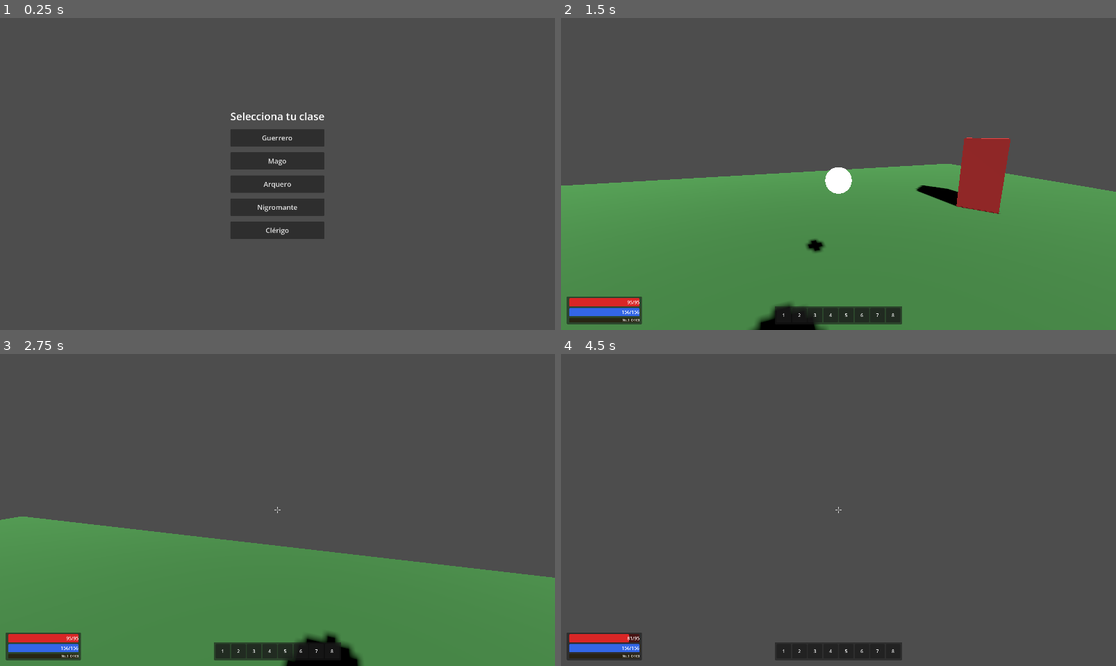
Above: before the commit, frames 1-4 (two rows, left to right).
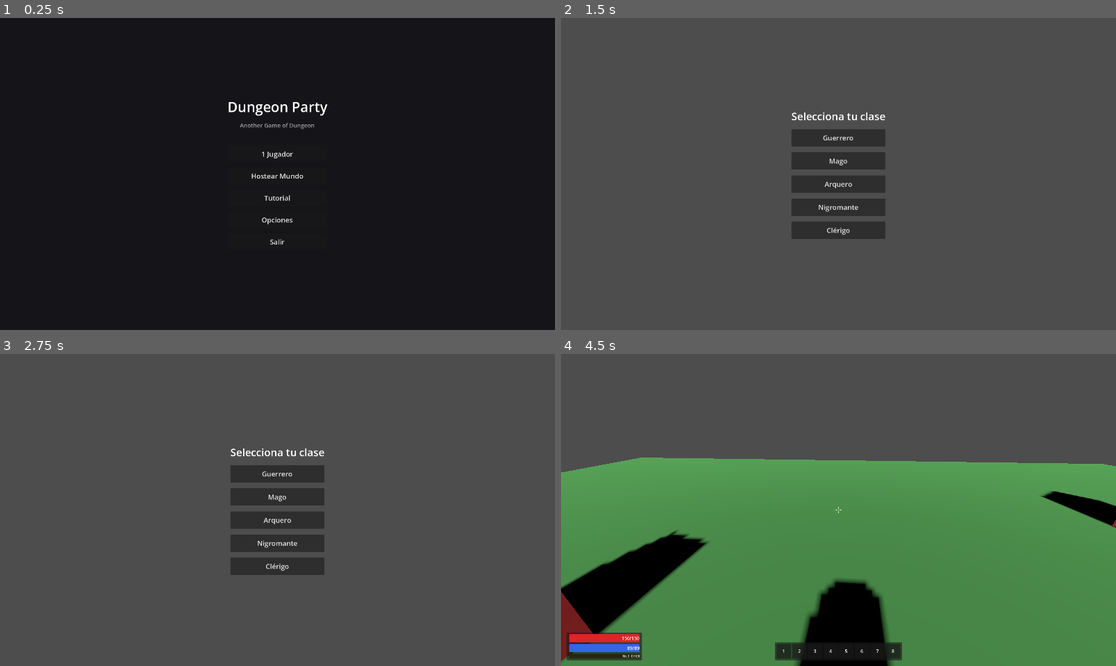
Above: after the commit, the same moments.

Repository: Jouyancito/another-game-of-dungeon
Game: Godot game, scene res://scenes/ui/main_menu.tscn
The game is run twice, just before and just after one commit, with the same random seed, the same clock (stepped at 60 frames per second) and the same inputs. Before the commit the project starts from res://scenes/ui/class_selector.tscn.
Inputs (mouse positions are in pixels of both pictures, inside the frame that each line leads up to):
- Up to frame 1 (0.25 s): no input
- Up to frame 2 (1.5 s): click (838, 155) at 0.5 s, where only the run after the commit has a clickable "1 Jugador"; tap Enter at 1.25 s; move the mouse to (866, 174) at 1.27 s; hold W (move_forward) from 1.28 s (still down); tap R at 1.35 s; click (866, 174) at 1.42 s
- Up to frame 3 (2.75 s): keep holding W (move_forward); tap Space (jump) at 1.52, 2.27 s; move the mouse to (249, 510) at 2.02 s; tap Ctrl at 2.1 s
- Up to frame 4 (4.5 s): move the mouse to (849, 503) at 2.77 s; hold Shift 2.78-3.5 s; release W (move_forward) at 3.5 s; click (838, 472) at 3.5 s, where only the run after the commit has a clickable "Guerrero"; move the mouse to (832, 516) at 4.27 s; hold W (move_forward) from 4.28 s (still down); tap R at 4.35 s; click (832, 516) at 4.42 s

The runs differ from the first frame. In frame 1, 97% of the frame differs, in the area x 0-100%, y 0-100%; in frame 2, 52%; in frame 3, 42%; in frame 4, 63%.

Commit message:
feat: add main menu with game title and navigation buttons

Diff:
--- a/game/project.godot
+++ b/game/project.godot
@@ -15,7 +15,7 @@
 [application]
 
 config/name="Another Game of Dungeon"
-run/main_scene="res://scenes/ui/class_selector.tscn"
+run/main_scene="res://scenes/ui/main_menu.tscn"
 config/features=PackedStringArray("4.6")
 
 [display]
--- /dev/null
+++ b/game/scenes/ui/main_menu.gd
@@ -0,0 +1,36 @@
+extends Control
+
+
+func _ready() -> void:
+	$CenterContainer/VBoxContainer/BtnJugar.pressed.connect(_on_btn_jugar_pressed)
+	$CenterContainer/VBoxContainer/BtnHostear.pressed.connect(_on_btn_hostear_pressed)
+	$CenterContainer/VBoxContainer/BtnTutorial.pressed.connect(_on_btn_tutorial_pressed)
+	$CenterContainer/VBoxContainer/BtnOpciones.pressed.connect(_on_btn_opciones_pressed)
+	$CenterContainer/VBoxContainer/BtnSalir.pressed.connect(_on_btn_salir_pressed)
+
+
+func _on_btn_jugar_pressed() -> void:
+	get_tree().change_scene_to_file("res://scenes/ui/class_selector.tscn")
+
+
+func _on_btn_hostear_pressed() -> void:
+	_show_proximamente()
+
+
+func _on_btn_tutorial_pressed() -> void:
+	_show_proximamente()
+
+
+func _on_btn_opciones_pressed() -> void:
+	_show_proximamente()
+
+
+func _on_btn_salir_pressed() -> void:
+	get_tree().quit()
+
+
+func _show_proximamente() -> void:
+	var label: Label = $CenterContainer/VBoxContainer/StatusLabel
+	label.visible = true
+	await get_tree().create_timer(2.0).timeout
+	label.visible = false
--- /dev/null
+++ b/game/scenes/ui/main_menu.tscn
@@ -0,0 +1,68 @@
+[gd_scene format=3]
+
+[ext_resource type="Script" path="res://scenes/ui/main_menu.gd" id="1_mainmenu"]
+
+[node name="MainMenu" type="Control"]
+anchor_right = 1.0
+anchor_bottom = 1.0
+script = ExtResource("1_mainmenu")
+
+[node name="Background" type="ColorRect" parent="."]
+anchor_right = 1.0
+anchor_bottom = 1.0
+color = Color(0.08, 0.08, 0.1, 1.0)
+
+[node name="CenterContainer" type="CenterContainer" parent="."]
+anchor_right = 1.0
+anchor_bottom = 1.0
+
+[node name="VBoxContainer" type="VBoxContainer" parent="CenterContainer"]
+size_flags_horizontal = 4
+size_flags_vertical = 4
+theme_override_constants/separation = 16
+
+[node name="Title" type="Label" parent="CenterContainer/VBoxContainer"]
+text = "Dungeon Party"
+horizontal_alignment = 1
+theme_override_font_sizes/font_size = 48
+
+[node name="Subtitle" type="Label" parent="CenterContainer/VBoxContainer"]
+text = "Another Game of Dungeon"
+horizontal_alignment = 1
+theme_override_font_sizes/font_size = 20
+modulate = Color(1.0, 1.0, 1.0, 0.6)
+
+[node name="Spacer" type="Control" parent="CenterContainer/VBoxContainer"]
+custom_minimum_size = Vector2(0, 24)
+
+[node name="BtnJugar" type="Button" parent="CenterContainer/VBoxContainer"]
+custom_minimum_size = Vector2(300, 60)
+text = "1 Jugador"
+theme_override_font_sizes/font_size = 24
+
+[node name="BtnHostear" type="Button" parent="CenterContainer/VBoxContainer"]
+custom_minimum_size = Vector2(300, 60)
+text = "Hostear Mundo"
+theme_override_font_sizes/font_size = 24
+
+[node name="BtnTutorial" type="Button" parent="CenterContainer/VBoxContainer"]
+custom_minimum_size = Vector2(300, 60)
+text = "Tutorial"
+theme_override_font_sizes/font_size = 24
+
+[node name="BtnOpciones" type="Button" parent="CenterContainer/VBoxContainer"]
+custom_minimum_size = Vector2(300, 60)
+text = "Opciones"
+theme_override_font_sizes/font_size = 24
+
+[node name="BtnSalir" type="Button" parent="CenterContainer/VBoxContainer"]
+custom_minimum_size = Vector2(300, 60)
+text = "Salir"
+theme_override_font_sizes/font_size = 24
+
+[node name="StatusLabel" type="Label" parent="CenterContainer/VBoxContainer"]
+visible = false
+text = "Próximamente"
+horizontal_alignment = 1
+theme_override_font_sizes/font_size = 20
+modulate = Color(1.0, 0.85, 0.3, 1.0)
